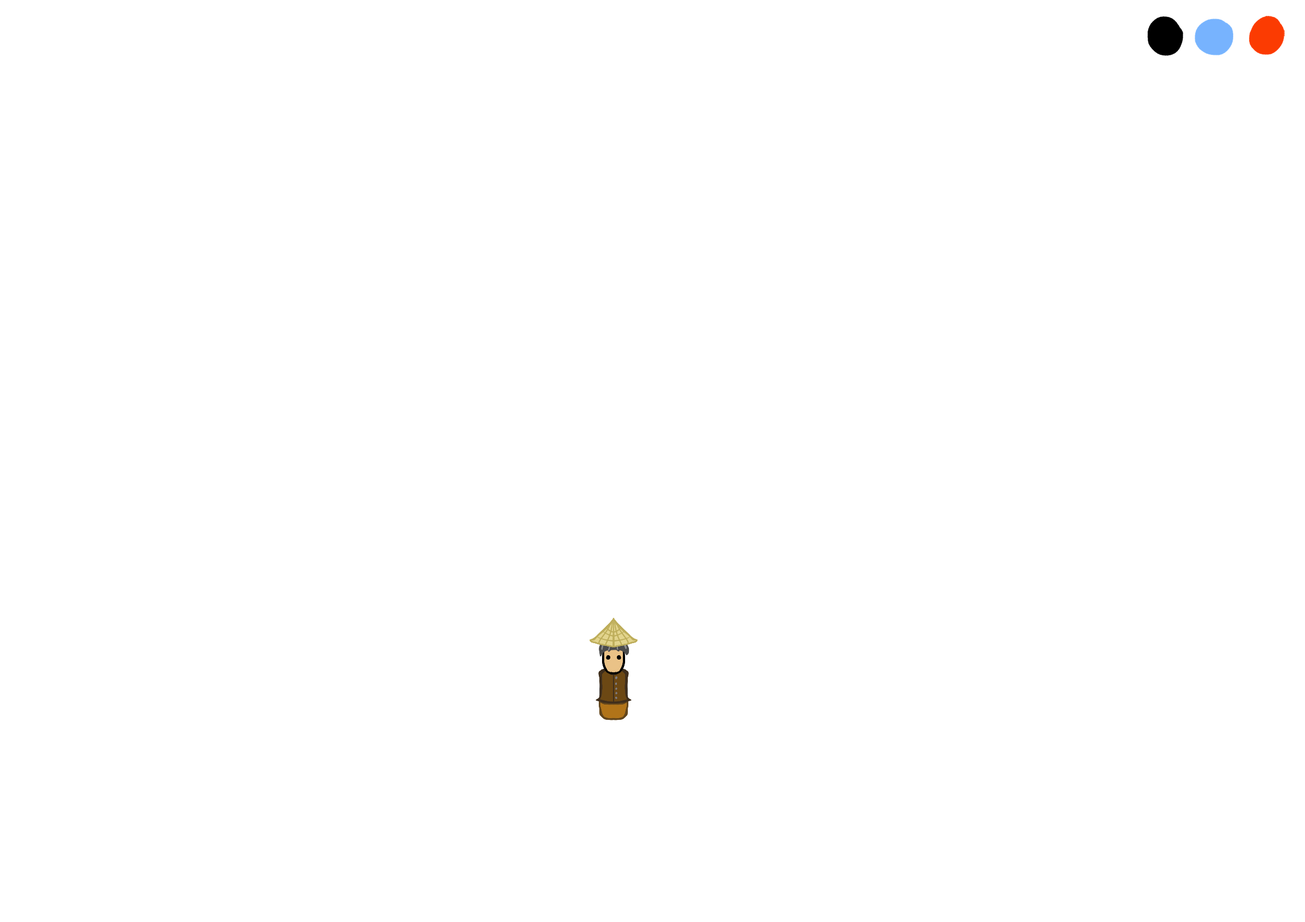
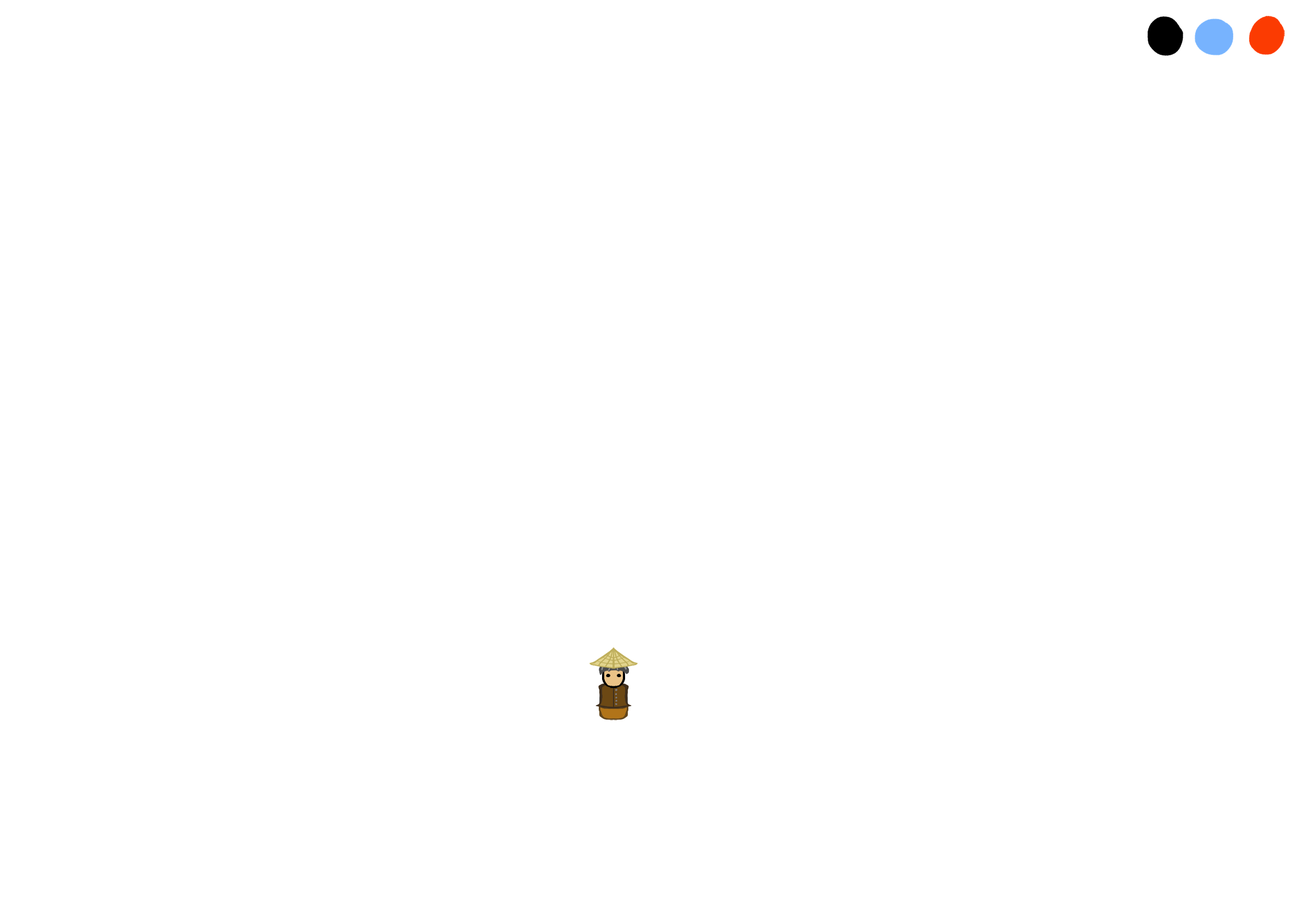
Before/after of a w=1305, h=922 layered artwork. What changed in the layer stack:
painted on "headwear" over [left=589, top=617, right=638, bottom=702]
painted on "hair" over [left=596, top=617, right=632, bottom=702]
painted on "line eyes" over [left=596, top=631, right=632, bottom=702]
painted on "line head" over [left=596, top=631, right=632, bottom=721]
painted on "color head" over [left=596, top=631, right=632, bottom=721]
painted on "top clothes" over [left=589, top=631, right=638, bottom=721]
painted on "bottom clothes" over [left=595, top=666, right=632, bottom=721]
painted on "line body" over [left=589, top=617, right=638, bottom=721]
painted on "color body" over [left=589, top=631, right=638, bottom=721]
